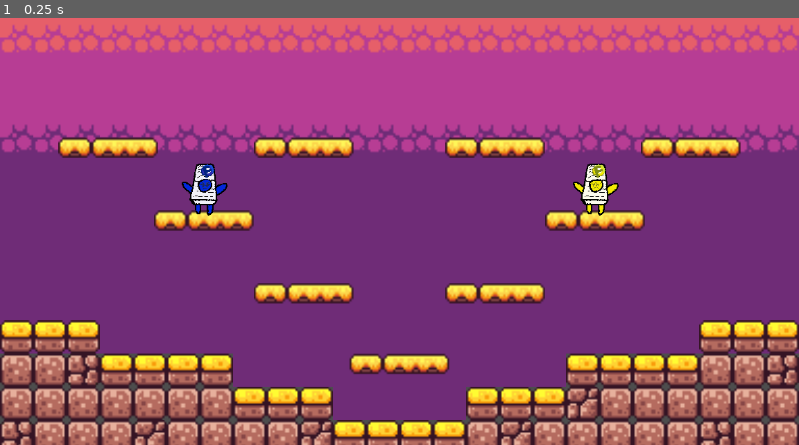
Above: before the commit, frame 1.
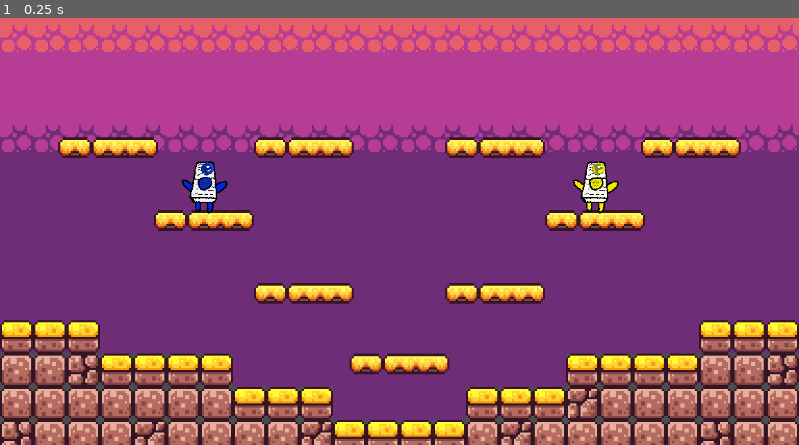
Above: after the commit, the same moment.

Repository: Brilliantaxe/YASSBG
Game: Godot game, scene res://Scenes/game.tscn
The game is run twice, just before and just after one commit, with the same random seed, the same clock (stepped at 60 frames per second) and the same inputs.
Inputs:
- Up to frame 1 (0.25 s): no input

The runs differ from the first frame. In frame 1, 4.6% of the frame differs, in the area x 0-100%, y 1-100%.

Commit message:
RPS Logic

Diff:
--- a/Scenes/character_1.tscn
+++ b/Scenes/character_1.tscn
@@ -10,24 +10,32 @@
 const JUMP_VELOCITY = -300.0
 const KNOCKBACK_STR = 150.0
 const KNOCKBACK_DAMP = 1200.0
+const COOLDOWN_TIME = 3.0
 
 @onready var animated_sprite: AnimatedSprite2D = $AnimatedSprite2D
+var cooldown := 0.0
 var player1 = 2
 var knockback_vel = Vector2.ZERO
 
 func _physics_process(delta: float) -> void:
+	if cooldown > 0:
+		cooldown -= delta
 
-		# Handle the \"MASK\" by displaying a new animation based
+	# Handle the \"MASK\" by displaying a new animation based
 	# on a button press
-	if Input.is_action_pressed(\"ATKey1\"):
-		animated_sprite.play(\"Rock\")
-		player1 = 1
-	if Input.is_action_pressed(\"ATKey2\"):
-		animated_sprite.play(\"Paper\")
-		player1 = 2
-	if Input.is_action_pressed(\"ATKey3\"):
-		animated_sprite.play(\"Scissors\")
-		player1 = 3
+	if cooldown <= 0:
+		if Input.is_action_just_pressed(\"ATKey1\"):
+			animated_sprite.play(\"Rock\")
+			player1 = 1
+			cooldown = COOLDOWN_TIME
+		if Input.is_action_just_pressed(\"ATKey2\"):
+			animated_sprite.play(\"Paper\")
+			player1 = 2
+			cooldown = COOLDOWN_TIME
+		if Input.is_action_just_pressed(\"ATKey3\"):
+			animated_sprite.play(\"Scissors\")
+			player1 = 3
+			cooldown = COOLDOWN_TIME
 
 
 	# Add the gravity.
@@ -77,7 +85,17 @@
 	apply_knockback(dir)
 	other.apply_knockback(-dir)
 	if other.is_in_group(\"Players\"):
-		print(\"Touched Player: \", area.name)
+		# They are same type
+		if player1 == other.player2:
+			print(\"Tie\")
+
+		# Player 1 wins
+		elif (player1 == 1 && other.player2 == 3) || (player1 == 2 && other.player2 == 1) || (player1 == 3 && other.player2 == 2):
+			print(\"Player1 Wins\")
+		# Player 2 wins
+		else:
+			print(\"Player2 Wins\")
+		print(\"Touched Player: \", area.name, \" - Type: \", other.player2)
 	pass # Replace with function body.
 
 func apply_knockback(dir: Vector2):
@@ -111,10 +129,11 @@
 "speed": 5.0
 }]
 
-[sub_resource type="CircleShape2D" id="CircleShape2D_0u0ux"]
+[sub_resource type="RectangleShape2D" id="RectangleShape2D_f101p"]
+size = Vector2(8, 2)
+
+[sub_resource type="CircleShape2D" id="CircleShape2D_f101p"]
 radius = 5.0
-
-[sub_resource type="CapsuleShape2D" id="CapsuleShape2D_f101p"]
 
 [node name="Character1" type="CharacterBody2D" unique_id=316066722 groups=["Players"]]
 z_index = 5
@@ -128,8 +147,7 @@
 animation = &"Paper"
 
 [node name="GroundHitbox" type="CollisionShape2D" parent="." unique_id=1488769312]
-position = Vector2(0, -5)
-shape = SubResource("CircleShape2D_0u0ux")
+shape = SubResource("RectangleShape2D_f101p")
 
 [node name="PlayerHitbox" type="Area2D" parent="." unique_id=1682150679]
 collision_layer = 2
@@ -137,6 +155,6 @@
 
 [node name="CollisionShape2D" type="CollisionShape2D" parent="PlayerHitbox" unique_id=1536721896]
 position = Vector2(0, -10)
-shape = SubResource("CapsuleShape2D_f101p")
+shape = SubResource("CircleShape2D_f101p")
 
 [connection signal="area_entered" from="PlayerHitbox" to="." method="_on_player_hitbox_area_entered"]
--- a/Scenes/character_2.tscn
+++ b/Scenes/character_2.tscn
@@ -10,24 +10,32 @@
 const JUMP_VELOCITY = -300.0
 const KNOCKBACK_STR = 150.0
 const KNOCKBACK_DAMP = 1200.0
+const COOLDOWN_TIME = 3.0
 
 @onready var animated_sprite2: AnimatedSprite2D = $AnimatedSprite2D
+var cooldown = 0.0
 var player2 = 2
 var knockback_vel = Vector2.ZERO
 
 func _physics_process(delta: float) -> void:
+	if cooldown > 0:
+		cooldown -= delta
 
 	# Handle the \"MASK\" by displaying a new animation based
 	# on a button press
-	if Input.is_action_pressed(\"ATKey7\"):
-		animated_sprite2.play(\"Rock\")
-		player2 = 1
-	if Input.is_action_pressed(\"ATKey8\"):
-		animated_sprite2.play(\"Paper\")
-		player2 = 2
-	if Input.is_action_pressed(\"ATKey9\"):
-		animated_sprite2.play(\"Scissors\")
-		player2 = 3
+	if cooldown <= 0:
+		if Input.is_action_pressed(\"ATKey7\"):
+			animated_sprite2.play(\"Rock\")
+			player2 = 1
+			cooldown = COOLDOWN_TIME
+		if Input.is_action_pressed(\"ATKey8\"):
+			animated_sprite2.play(\"Paper\")
+			player2 = 2
+			cooldown = COOLDOWN_TIME
+		if Input.is_action_pressed(\"ATKey9\"):
+			animated_sprite2.play(\"Scissors\")
+			player2 = 3
+			cooldown = COOLDOWN_TIME
 
 
 	# Add the gravity.
@@ -88,10 +96,11 @@
 "speed": 5.0
 }]
 
-[sub_resource type="CircleShape2D" id="CircleShape2D_40mip"]
+[sub_resource type="RectangleShape2D" id="RectangleShape2D_o645a"]
+size = Vector2(8, 2)
+
+[sub_resource type="CircleShape2D" id="CircleShape2D_o645a"]
 radius = 5.0
-
-[sub_resource type="CapsuleShape2D" id="CapsuleShape2D_o645a"]
 
 [node name="Character2" type="CharacterBody2D" unique_id=70363021 groups=["Players"]]
 z_index = 5
@@ -105,8 +114,7 @@
 animation = &"Paper"
 
 [node name="GroundHitbox" type="CollisionShape2D" parent="." unique_id=1691979835]
-position = Vector2(0, -5)
-shape = SubResource("CircleShape2D_40mip")
+shape = SubResource("RectangleShape2D_o645a")
 
 [node name="PlayerHitbox" type="Area2D" parent="." unique_id=1373475303]
 collision_layer = 2
@@ -114,4 +122,4 @@
 
 [node name="CollisionShape2D" type="CollisionShape2D" parent="PlayerHitbox" unique_id=744756039]
 position = Vector2(0, -10)
-shape = SubResource("CapsuleShape2D_o645a")
+shape = SubResource("CircleShape2D_o645a")
--- a/project.godot
+++ b/project.godot
@@ -88,6 +88,7 @@
 
 [rendering]
 
+textures/canvas_textures/default_texture_filter=0
 drivers/rendering_device="vulkan"
 drivers/textures/canvas_textures/default_texture_filter=0
 drivers/rendering_device/driver.windows="d3d12"
